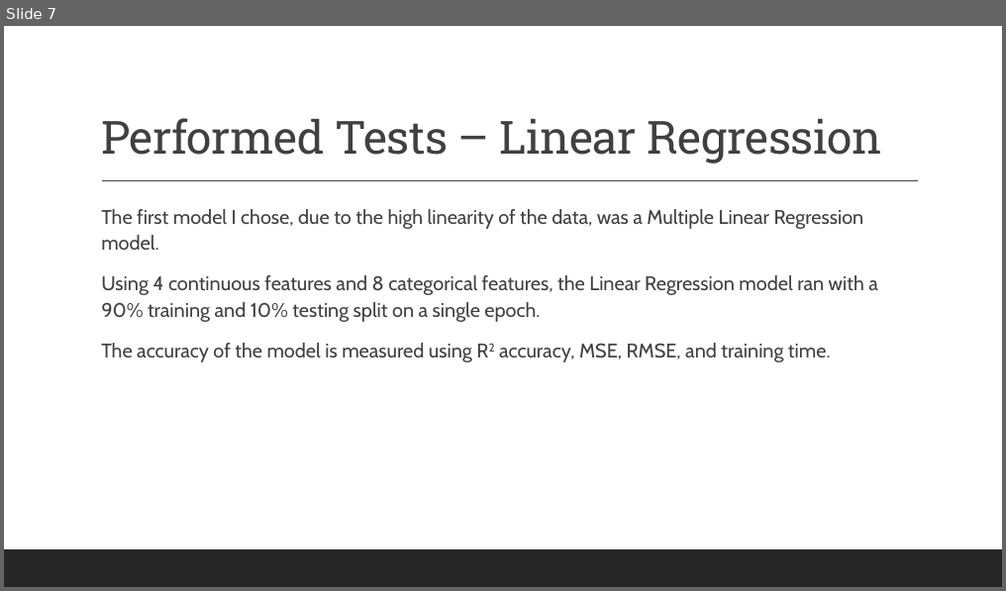
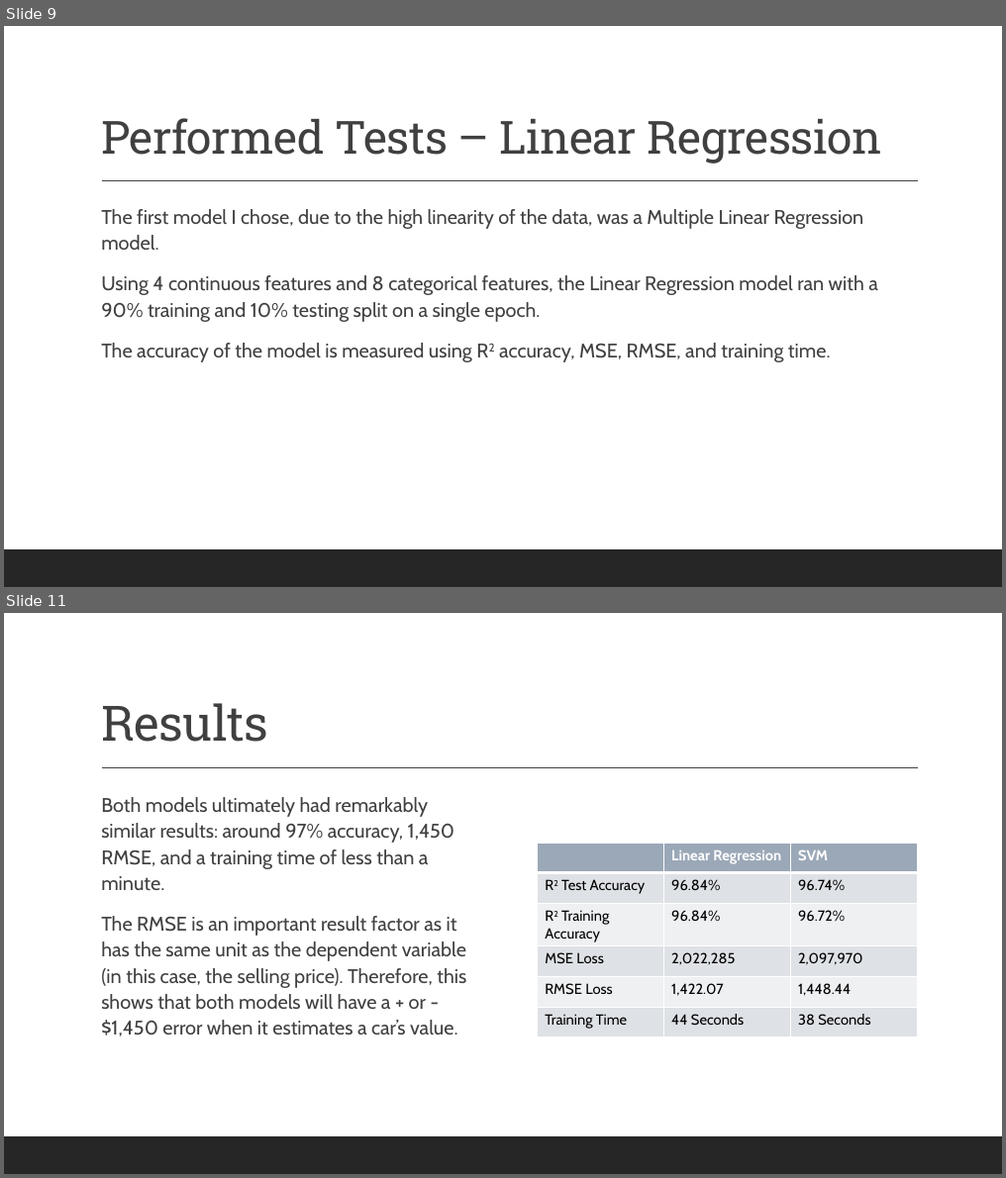
Before and after one commit to DesktopCoder1407/CS4267-MachineLearning, a slide deck: Project-Final Presentation-CS4267-Parker Smith.pptx. Shown one above the other, each under a label of ours: slide 7 before the commit, slides 9 and 11 after it; the slides between them are not shown. The pictures are 1006x591 and 1006x1178 pixels, drawn with LibreOffice and Linux fonts; fonts in the diff are those of the drawing. Boxes give left, top, right and bottom in pixels: in the first picture for what was removed or moved away, otherwise in the second. Text is boxed around its words. In the diff, an @@ line names an element or a change of style, - is before the commit and + after.

```diff
--- a/Project-Final Presentation-CS4267-Parker Smith.pptx
+++ b/Project-Final Presentation-CS4267-Parker Smith.pptx
@@ slide 11 added at <box>4,613,1002,1174</box>, background #FFFFFF; not listed: 2 template elements that a slide beside it also shows @@
@@ title added at <box>101,703,268,742</box>, 47 pt, text #404040 @@
+Results
@@ text added at <box>101,797,466,1037</box>, 19 pt, text #404040 @@
+  Both models ultimately had remarkably similar results: around 97% accuracy, 1,450 RMSE, and a training time of less than a minute.
+  The RMSE is an important result factor as it has the same unit as the dependent variable (in this case, the selling price). Therefore, this shows that both models will have a + or - $1,450 error when it estimates a car’s value.
@@ table added at <box>538,843,918,1037</box>, 6 rows, 3 columns @@
+ | Linear Regression | SVM
+R2 Test Accuracy | 96.84% | 96.74%
+R2 Training Accuracy | 96.84% | 96.72%
+MSE Loss | 2,022,285 | 2,097,970
+RMSE Loss | 1,422.07 | 1,448.44
+Training Time | 44 Seconds | 38 Seconds
@@ what was slide 7 is now slide 9 @@
```
Also in this commit, not shown: 6 slides changed, 3 other slides added, 2 slides removed.
